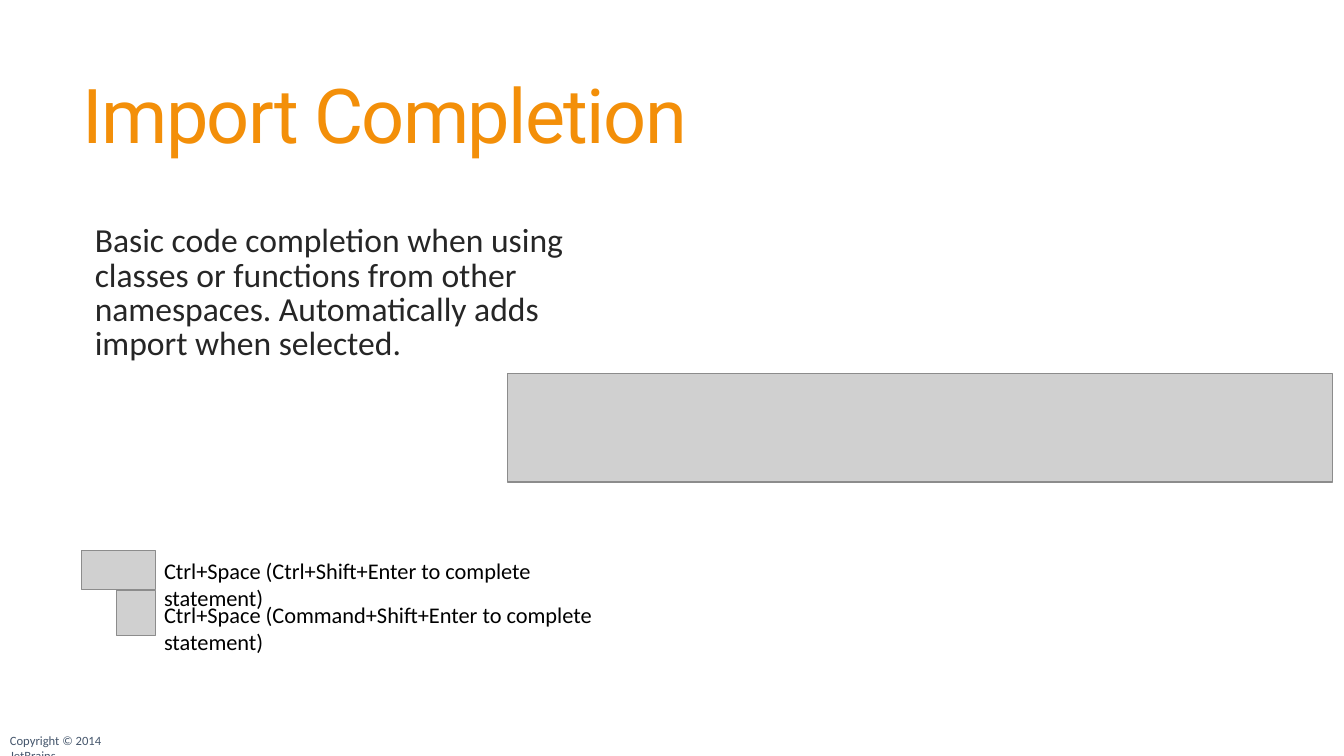
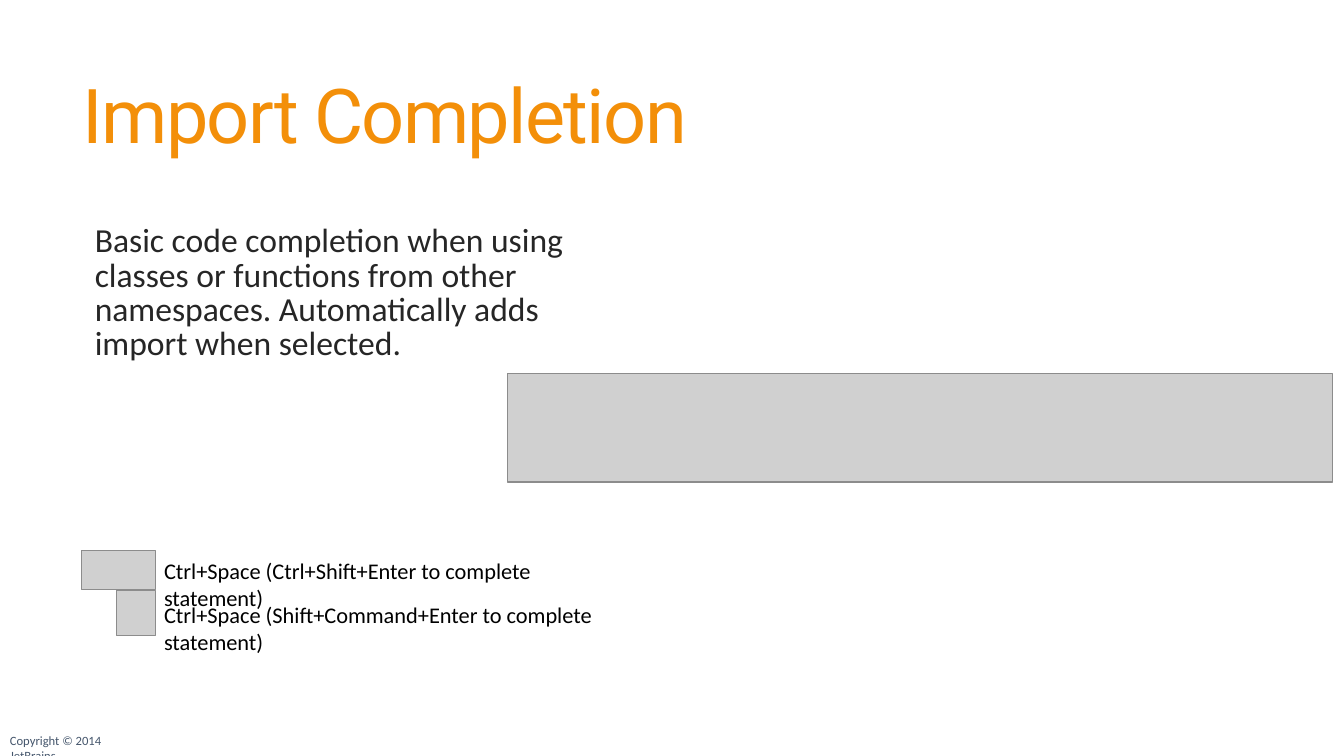
Before and after one commit to JetBrains/phpstorm-workshop, a slide deck: slide 35 of PhpStorm Workshop.pptx. Drawn at 1344x756 pixels with LibreOffice and Linux fonts; fonts in the diff are those of the drawing; grey boxes stand for pictures; background and template pictures are left out. Boxes give left, top, right and bottom in pixels: in the first picture for what was removed or moved away, otherwise in the second. Text is boxed around its words. In the diff, an @@ line names an element or a change of style, - is before the commit and + after.

```diff
--- a/PhpStorm Workshop.pptx
+++ b/PhpStorm Workshop.pptx
@@ text at <box>164,604,592,653</box>: text changed @@
-Ctrl+Space (Command+Shift+Enter to complete statement)
+Ctrl+Space (Shift+Command+Enter to complete statement)
```
Also in this commit, not shown: 29 other slides changed, 1 other file.
